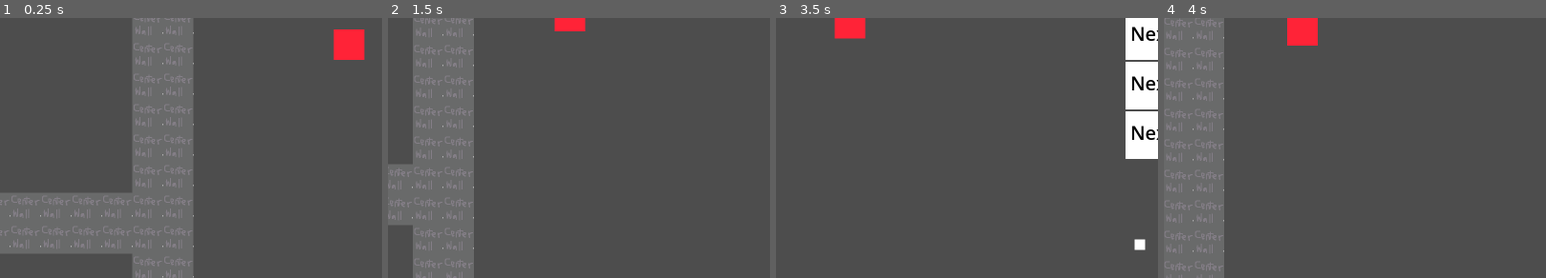
Above: before the commit, frames 1-4 (left to right).
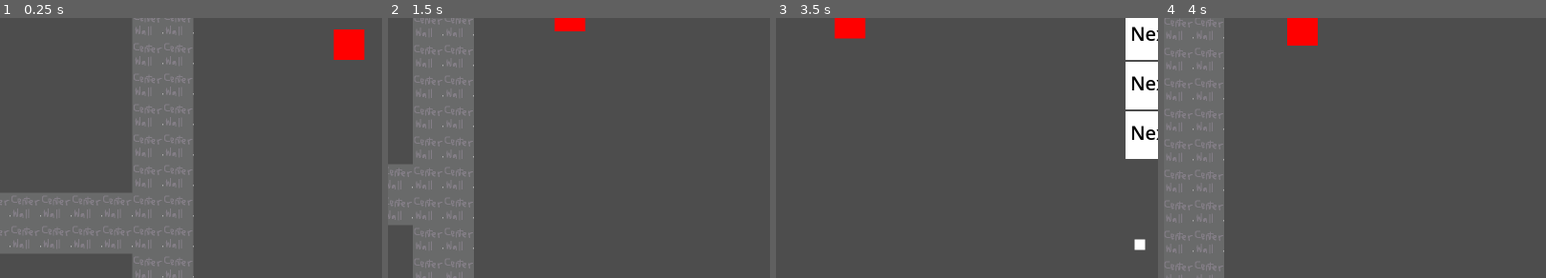
Above: after the commit, the same moments.

Repository: precup/LD51
Game: Godot game, scene res://root.tscn
The game is run twice, just before and just after one commit, with the same random seed, the same clock (stepped at 60 frames per second) and the same inputs.
Inputs:
- Up to frame 1 (0.25 s): no input
- Up to frame 2 (1.5 s): hold Right (ui_right) 0.53-1.28 s; tap X (shoot) at 0.6, 1.35 s; hold Down (ui_down) from 1.28 s (still down)
- Up to frame 3 (3.5 s): release Down (ui_down) at 2.03 s; hold Right (ui_right) 2.03-2.78 s; tap X (shoot) at 2.1, 2.85 s; hold Up (ui_up) from 2.78 s (still down)
- Up to frame 4 (4 s): release Up (ui_up) at 3.53 s; hold Left (ui_left) from 3.53 s (still down); tap X (shoot) at 3.6 s
The pictures show only the part of the screen within x 2-52%, y 0-50%; the shares and areas given below are measured in that part.

The runs differ from the first frame. In frame 1, 1.0% of the frame differs, in the area x 87-96%, y 4-17%; in frame 2, 0.4%; in frame 3, 0.7%; in frame 4, 0.8%.

Commit message:
add white flashing via shaders

Diff:
--- a/enemy.gd
+++ b/enemy.gd
@@ -5,6 +5,7 @@
 var max_health = 5
 
 func _ready():
+  $filler_image.material.set_shader_parameter("solid_color", Color.RED)
   next_destination = position
 
 func choose_next_destination():
@@ -35,8 +36,15 @@
 
   move_and_slide()
 
+func hit_animation():
+  $filler_image.material.set_shader_parameter("solid_color", Color.WHITE)
+  var tween = create_tween()
+  tween.tween_property($filler_image.material, "shader_parameter/solid_color", Color.RED, 0.4)
+
 func hit(damage):
   health -= damage
 
   if health <= 0:
     queue_free()
+  else:
+    hit_animation()
--- a/enemy.tscn
+++ b/enemy.tscn
@@ -1,11 +1,16 @@
-[gd_scene load_steps=6 format=3 uid="uid://5m5u4ju6obmn"]
+[gd_scene load_steps=8 format=3 uid="uid://5m5u4ju6obmn"]
 
 [ext_resource type="Script" path="res://enemy.gd" id="1_iujh1"]
+[ext_resource type="Shader" path="res://white_flash.gdshader" id="2_bnrfm"]
 [ext_resource type="Texture2D" uid="uid://bfsb85o2bm58k" path="res://assets/white_square_64x64.png" id="2_r5rv8"]
 [ext_resource type="PackedScene" uid="uid://k3xhl0u2v0og" path="res://health_bar.tscn" id="3_edrfm"]
 
 [sub_resource type="RectangleShape2D" id="RectangleShape2D_kkfjx"]
 size = Vector2(50, 50)
+
+[sub_resource type="ShaderMaterial" id="ShaderMaterial_rm2iy"]
+shader = ExtResource("2_bnrfm")
+shader_parameter/solid_color = Color(1, 1, 1, 1)
 
 [sub_resource type="RectangleShape2D" id="RectangleShape2D_2d426"]
 size = Vector2(72.5, 73.5)
@@ -20,6 +25,7 @@
 
 [node name="filler_image" type="Sprite2D" parent="."]
 modulate = Color(1, 0.137255, 0.215686, 1)
+material = SubResource("ShaderMaterial_rm2iy")
 position = Vector2(31, 33)
 texture = ExtResource("2_r5rv8")
 
--- /dev/null
+++ b/white_flash.gdshader
@@ -0,0 +1,8 @@
+shader_type canvas_item;
+
+uniform vec4 solid_color: source_color;
+
+void fragment() {
+    vec4 texture_color = texture(TEXTURE, UV);
+    COLOR = vec4(mix(texture_color.rgb, solid_color.rgb, solid_color.a), texture_color.a);
+}
